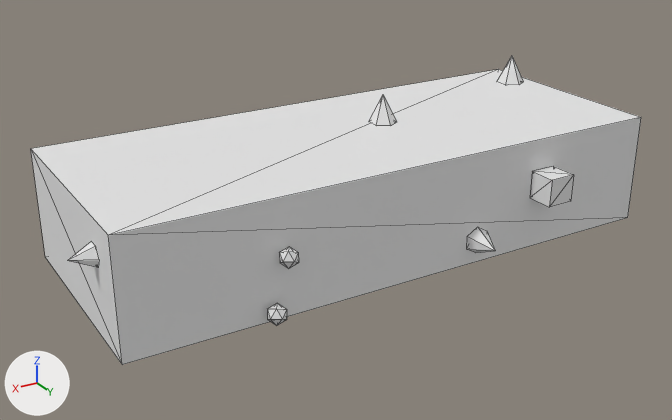
An edit to the glTF model public/Objects/object01_high.glb, drawn before and after from the same camera.
The view is the same before and after, from a 50 mm camera at (4.09, 6.56, 3.08) aimed at (0.19, 0.07, -0.17). Every picture has the same lights, and +X, +Y and +Z are marked at lower left. The first picture is the older version. Mesh edges are drawn as thin lines. Vertices at exactly the same position are counted once.

In view in the first picture: 'object01_high'.
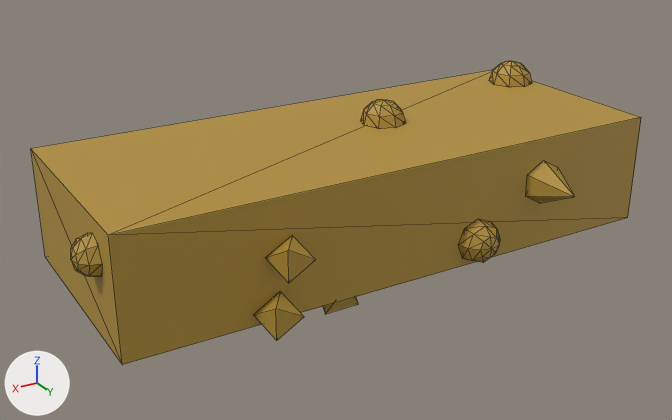
Diff of the bpy script that builds the scene:
```diff
--- a/public/Objects/object01_high.glb.py
+++ b/public/Objects/object01_high.glb.py
@@ mat_mat_object01_high @@
 mat_mat_object01_high = principled_material('Mat_object01_high')
-mat_mat_object01_high.base_color = (0.78, 0.78, 0.78)  # white #e5e5e5
+mat_mat_object01_high.base_color = (0.45, 0.28, 0.04)  # yellow #b39038
 mat_mat_object01_high.roughness = 1.0
@@ me_cube_008 @@
 # used by ob_object01_high; location = (0.0, 0.0, 0.0)
-me_cube_008.from_pydata(...)  # 115 vertices, 178 faces; spans x -2.5..2.69, y -1.18..1.25, z -0.74..0.78
+me_cube_008.from_pydata(...)  # 178 vertices, 304 faces; spans x -2.51..2.67, y -1.32..1.4, z -0.78..0.72
+# me_cube_008 part 1: the loose piece of 7 vertices spanning x -2.39..-2.15, y -0.68..-0.41, z 0.5..0.78 is turned 90 degrees about the x axis through its middle and scaled by 1.15, then moved by (-0.1, -0.62, -0.86)
+# me_cube_008 part 2: a new loose piece, a 6-sided cone pointing to +y spanning x -1.51..-1.16, y 1.0..1.4, z -0.1..0.3, in mat_mat_object01_high (yellow #b39038)
+# me_cube_008 part 3: the loose piece of 7 vertices spanning x -0.51..-0.29, y -0.23..0.03, z 0.5..0.76 is turned 90 degrees about the x axis through its middle and scaled by 1.26, then moved by (-1.74, -1.06, -0.49)
+# me_cube_008 part 4: the loose piece of 12 vertices spanning x 0.42..0.61, y 0.51..0.71, z -0.72..-0.5 is rebuilt with 6 vertices and now spans x 0.36..0.68, y 0.43..0.8, z -0.77..-0.5
+# me_cube_008 part 5: the loose piece of 7 vertices spanning x -0.75..-0.54, y 1.0..1.24, z -0.41..-0.17 is rebuilt with 25 vertices and now spans x -0.85..-0.45, y 1.0..1.2, z -0.49..-0.09
+# me_cube_008 part 6: a new loose piece of 25 vertices spanning x -0.61..-0.2, y -0.31..0.11, z 0.5..0.71, in mat_mat_object01_high (yellow #b39038)
+# me_cube_008 part 7: a new loose piece of 25 vertices spanning x 2.5..2.67, y 0.44..0.78, z 0.03..0.37, in mat_mat_object01_high (yellow #b39038)
+# me_cube_008 part 8: a new loose piece of 25 vertices spanning x -2.49..-2.05, y -0.76..-0.33, z 0.5..0.72, in mat_mat_object01_high (yellow #b39038)
+# me_cube_008 part 9: the loose piece of 12 vertices spanning x 1.13..1.28, y 1.0..1.16, z -0.02..0.12 is deleted
+# me_cube_008 part 10: the loose piece of 12 vertices spanning x 1.24..1.39, y 1.0..1.17, z -0.47..-0.32 is deleted
+# me_cube_008 part 11: the loose piece of 8 vertices spanning x -1.46..-1.21, y 1.0..1.25, z -0.02..0.22 is deleted
+# me_cube_008 part 12: 12 vertices added at x 1.05..1.47, y 1.0..1.22, z -0.53..0.18
+# me_cube_008 part 13: 7 vertices removed from x 2.5..2.69, y 0.51..0.71, z 0.11..0.28
+# other edits to the shape of me_cube_008 do not show in these pictures
 me_cube_008.materials.append(mat_mat_object01_high)
```

Location of each change, (x1, y1, x2, y2) in pixels of the pictures (672 x 420 px; the box of a moved part takes in the faces that stretch with it):
'object01_high', recoloured, reshaped (darker)
    before: (31, 56, 641, 365)
    after: (31, 61, 641, 365)
part 1 of me_cube_008, moved or reshaped (not visible afterwards)
    before: (497, 56, 524, 85)
part 2 of me_cube_008, added
    after: (526, 160, 574, 203)
part 3 of me_cube_008, moved or reshaped (not visible afterwards)
    before: (369, 94, 397, 126)
part 4 of me_cube_008, rebuilt (not visible before)
    after: (323, 297, 358, 314)
part 5 of me_cube_008, rebuilt (48% wider, 63% taller)
    before: (467, 227, 495, 253)
    after: (458, 219, 500, 262)
part 6 of me_cube_008, added
    after: (361, 99, 406, 129)
part 7 of me_cube_008, added
    after: (71, 233, 102, 276)
part 8 of me_cube_008, added
    after: (489, 61, 532, 87)
part 9 of me_cube_008, deleted
    before: (279, 247, 299, 268)
part 10 of me_cube_008, deleted
    before: (267, 303, 287, 326)
part 11 of me_cube_008, deleted
    before: (530, 166, 574, 207)
part 12 of me_cube_008, added
    after: (253, 235, 316, 341)
part 13 of me_cube_008, deleted
    before: (68, 241, 99, 268)
